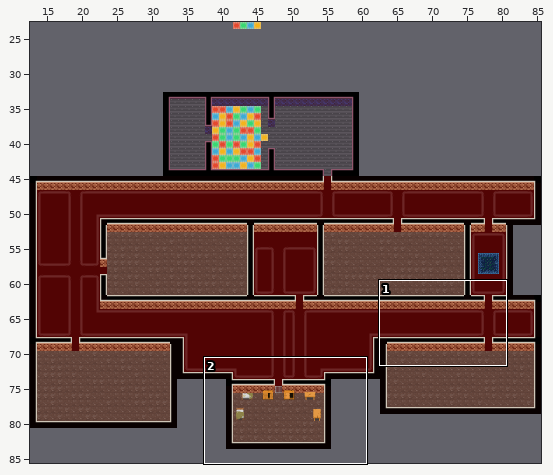
An edit to a level. Tiled map, Mirror/assets/level/Tiled/map.tmx. Above, an overview of the earlier version with the close-up marked.
Close-up. Before the edit:
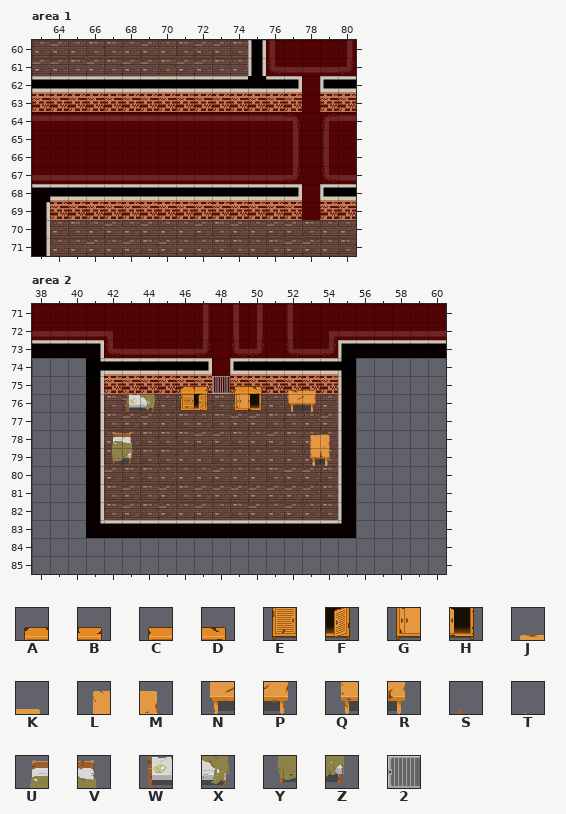
Cells are 32x32 px. Shown: area 1 x 63..80, y 60..71; area 2 x 38..60, y 71..85. The commit also changed other parts of the map, which this record leaves out.
Key: from "objects": A 0, B 1, C 4, D 5, E 8, F 9, G 12, H 13, J 16, K 17, L 20, M 21, N 24, P 25, Q 28, R 29, S 32, T 33, U 36, V 37, W 40, X 41, Y 44, Z 45, 2 48.
_ is an empty cell.
Layers that did not change in this view are not listed.
Layer "Objects" before, area 2, first column x 38:
71 _______________________
72 _______________________
73 _______________________
74 _______________________
75 _____ST_AB2CD_JK_______
76 _____WX_EF_GH_NP_______
77 _______________________
78 ____UV_________LM______
79 ____YZ_________QR______
80 _______________________
81 _______________________
82 _______________________
83 _______________________
84 _______________________
85 _______________________
Once edited:
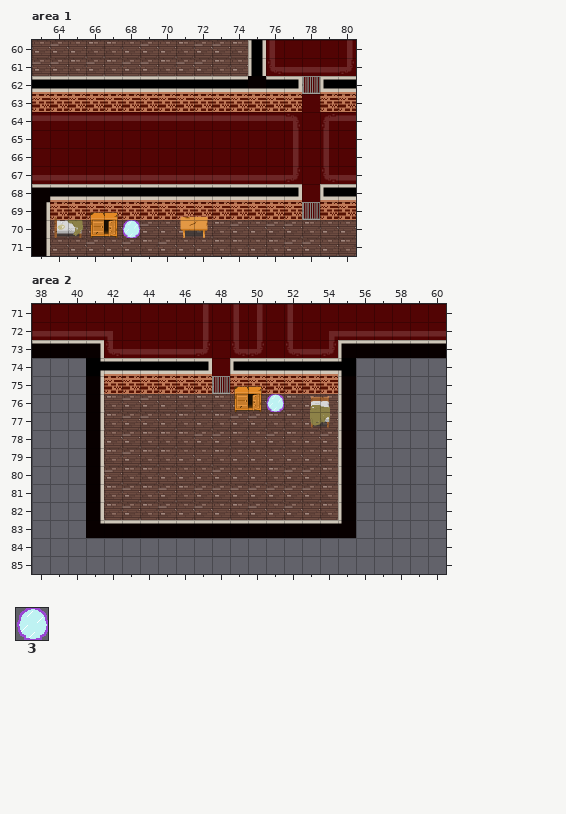
Further tiles: from "objects": 3 81.
The edit:
Layer "Objects", area 1:
y 62: x 78 _ -> 2
y 69: x 64 _ -> S; x 66..67 __ -> AB; x 71..72 __ -> JK; x 78 _ -> 2
y 70: x 64..68 _____ -> WXEF3; x 71..72 __ -> NP
Layer "Objects", area 2:
y 75: x 43 S -> _; x 46..47 AB -> __; x 49..50 CD -> AB; x 52..53 JK -> __
y 76: x 43..44 WX -> __; x 46..47 EF -> __; x 49..54 GH_NP_ -> EF3_UV
y 77: x 53..54 __ -> YZ
y 78: x 42..43 UV -> __; x 53..54 LM -> __
y 79: x 42..43 YZ -> __; x 53..54 QR -> __
